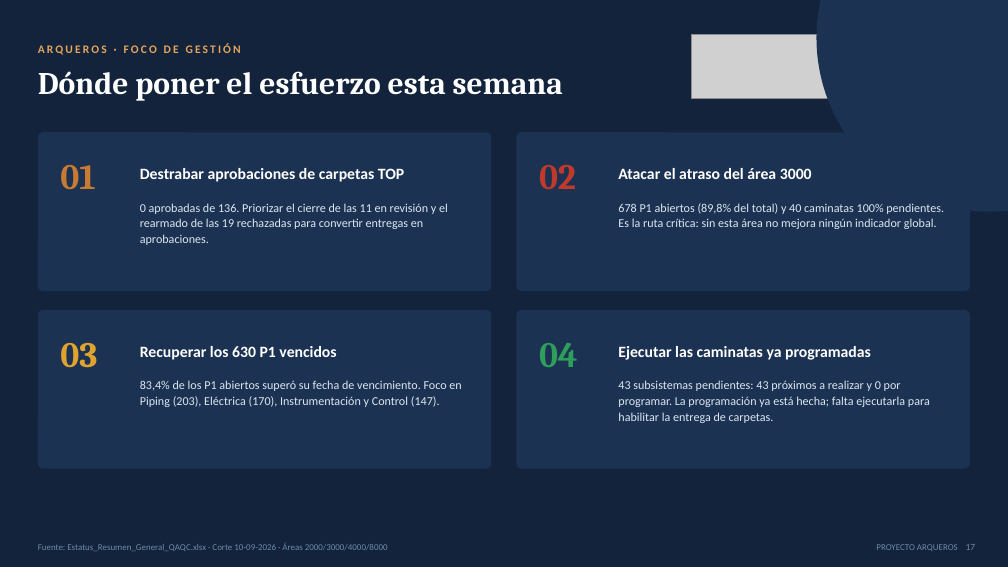
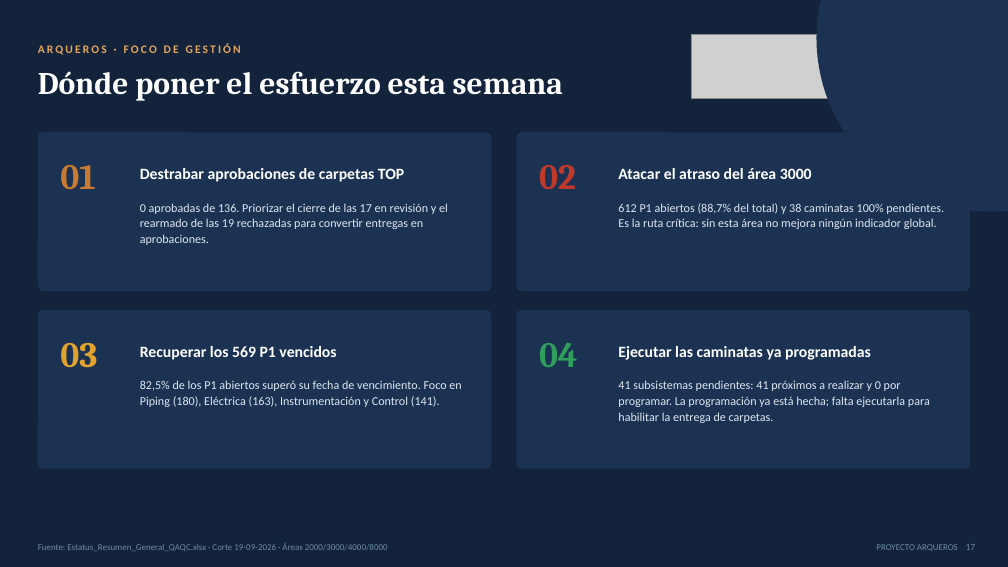
Before and after one commit to tdkvalex/Dashboard-HSEQ, a slide deck: slide 17 of panel_control_TOP_P1/Panel_Control_TOP_P1.pptx. Drawn at 1008x567 pixels with LibreOffice and Linux fonts; fonts in the diff are those of the drawing; grey boxes stand for pictures. Boxes give left, top, right and bottom in pixels: in the first picture for what was removed or moved away, otherwise in the second. Text is boxed around its words. In the diff, an @@ line names an element or a change of style, - is before the commit and + after.

```diff
--- a/panel_control_TOP_P1/Panel_Control_TOP_P1.pptx
+++ b/panel_control_TOP_P1/Panel_Control_TOP_P1.pptx
@@ text at (140,203,448,245): text changed @@
-0 aprobadas de 136. Priorizar el cierre de las 11 en revisión y el rearmado de las 19 rechazadas para convertir entregas en aprobaciones.
+0 aprobadas de 136. Priorizar el cierre de las 17 en revisión y el rearmado de las 19 rechazadas para convertir entregas en aprobaciones.
@@ text at (618,203,944,229): text changed @@
-678 P1 abiertos (89,8% del total) y 40 caminatas 100% pendientes. Es la ruta crítica: sin esta área no mejora ningún indicador global.
+612 P1 abiertos (88,7% del total) y 38 caminatas 100% pendientes. Es la ruta crítica: sin esta área no mejora ningún indicador global.
@@ text at (140,346,336,360): text changed @@
-Recuperar los 630 P1 vencidos
+Recuperar los 569 P1 vencidos
@@ text at (140,380,461,407): text changed @@
-83,4% de los P1 abiertos superó su fecha de vencimiento. Foco en Piping (203), Eléctrica (170), Instrumentación y Control (147).
+82,5% de los P1 abiertos superó su fecha de vencimiento. Foco en Piping (180), Eléctrica (163), Instrumentación y Control (141).
@@ text at (618,380,930,423): text changed @@
-43 subsistemas pendientes: 43 próximos a realizar y 0 por programar. La programación ya está hecha; falta ejecutarla para habilitar la entrega de carpetas.
+41 subsistemas pendientes: 41 próximos a realizar y 0 por programar. La programación ya está hecha; falta ejecutarla para habilitar la entrega de carpetas.
```
Also in this commit, not shown: 16 other slides changed, 9 other files.
